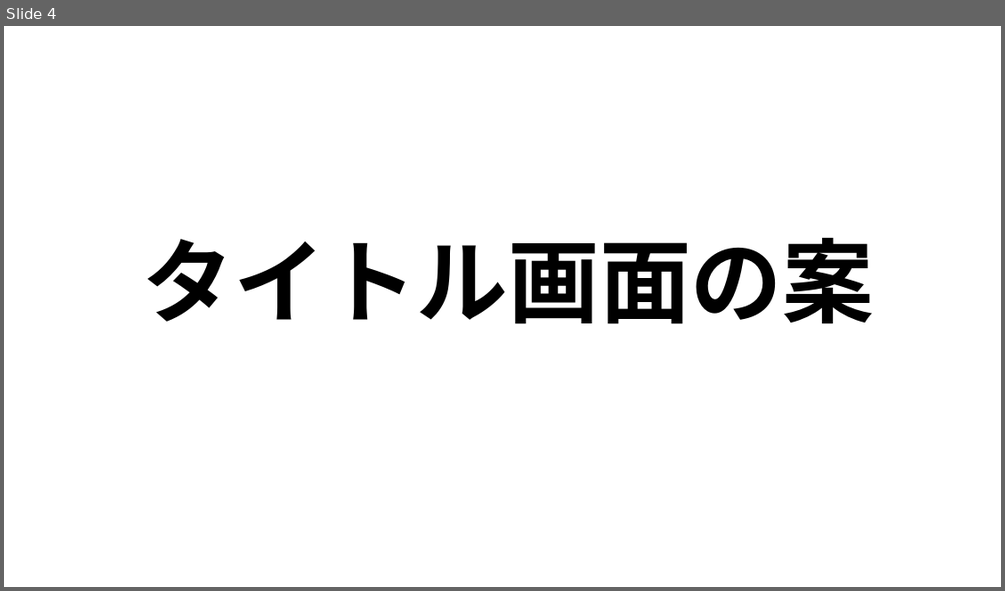
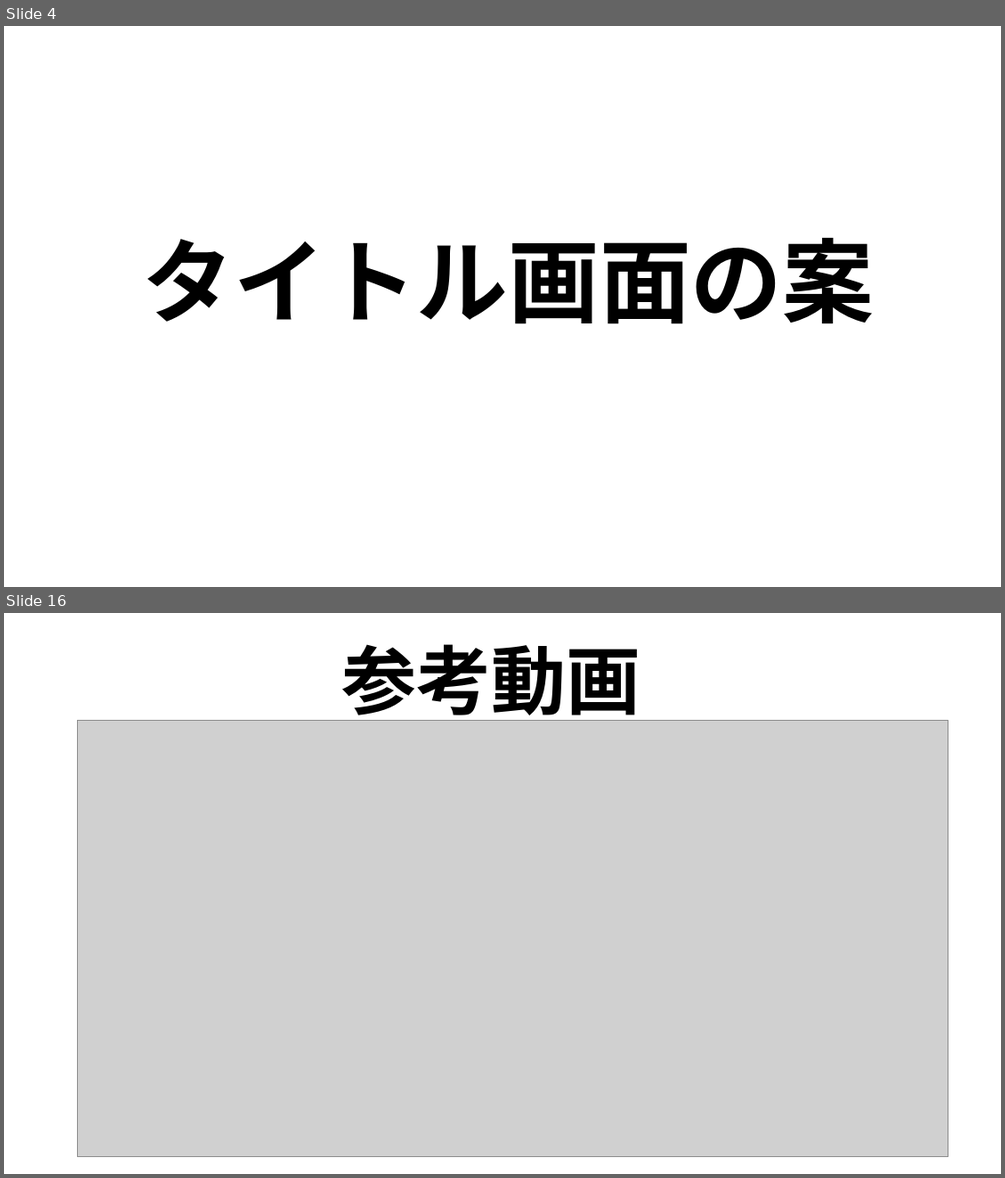
Before and after one commit to MizukiKato0416/sotsugyou_time_kato, a slide deck: 卒業制作_大元タイトル構成.pptx. Shown one above the other, each under a label of ours: slide 4 before the commit, slides 4 and 16 after it; the slides between them are not shown. The pictures are 1005x591 and 1005x1178 pixels, drawn with LibreOffice and Linux fonts; fonts in the diff are those of the drawing; grey boxes stand for pictures. Boxes give left, top, right and bottom in pixels: in the first picture for what was removed or moved away, otherwise in the second. Text is boxed around its words. In the diff, an @@ line names an element or a change of style, - is before the commit and + after.

```diff
--- a/卒業制作_大元タイトル構成.pptx
+++ b/卒業制作_大元タイトル構成.pptx
@@ slide 16 added at (4,613,1001,1174), background #FFFFFF @@
@@ text added at (342,644,641,727), 72 pt, text #000000, bold @@
+参考動画
@@ picture added at (77,720,947,1157) @@
```
Also in this commit, not shown: 1 slide changed, 10 other slides added, 4 slides removed.
